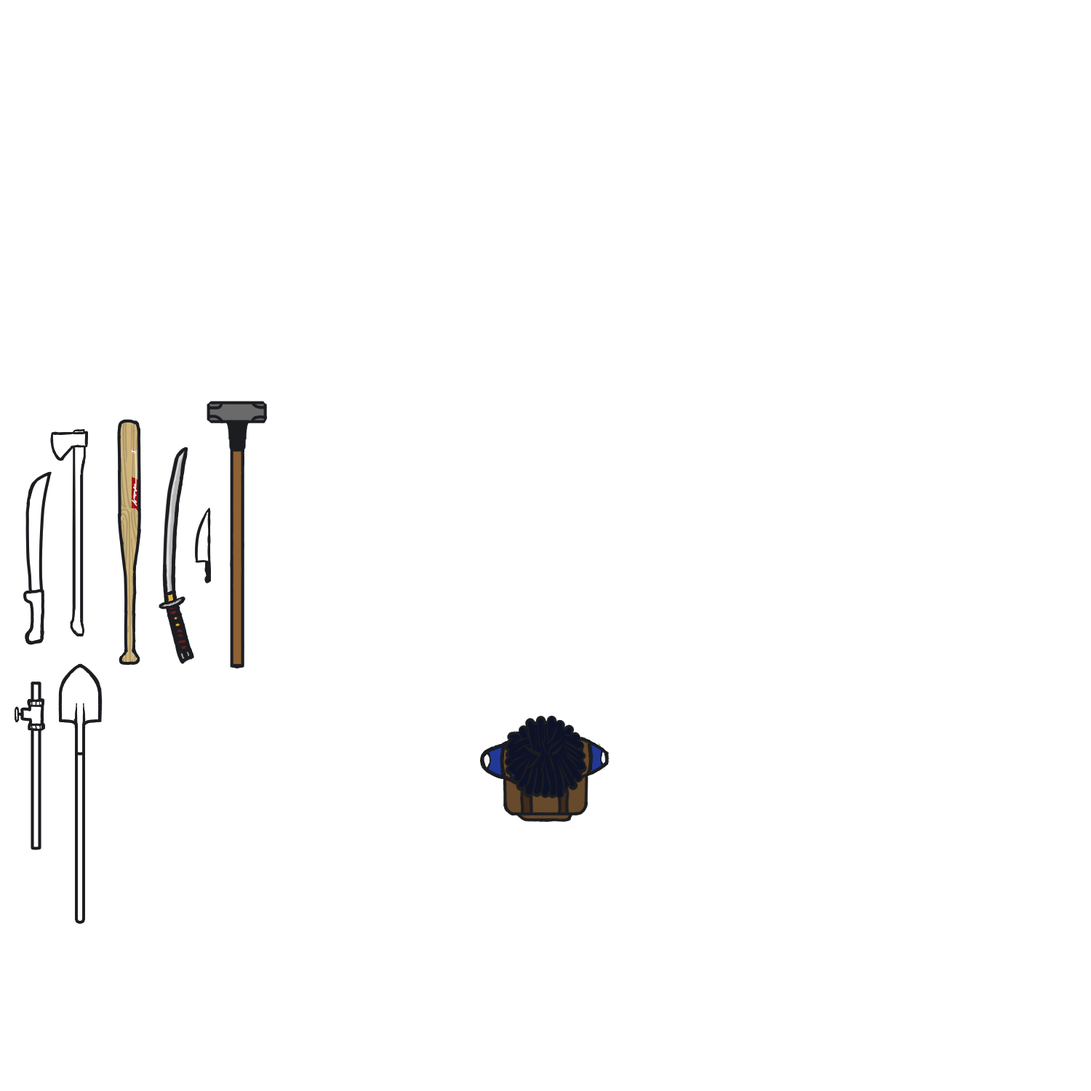
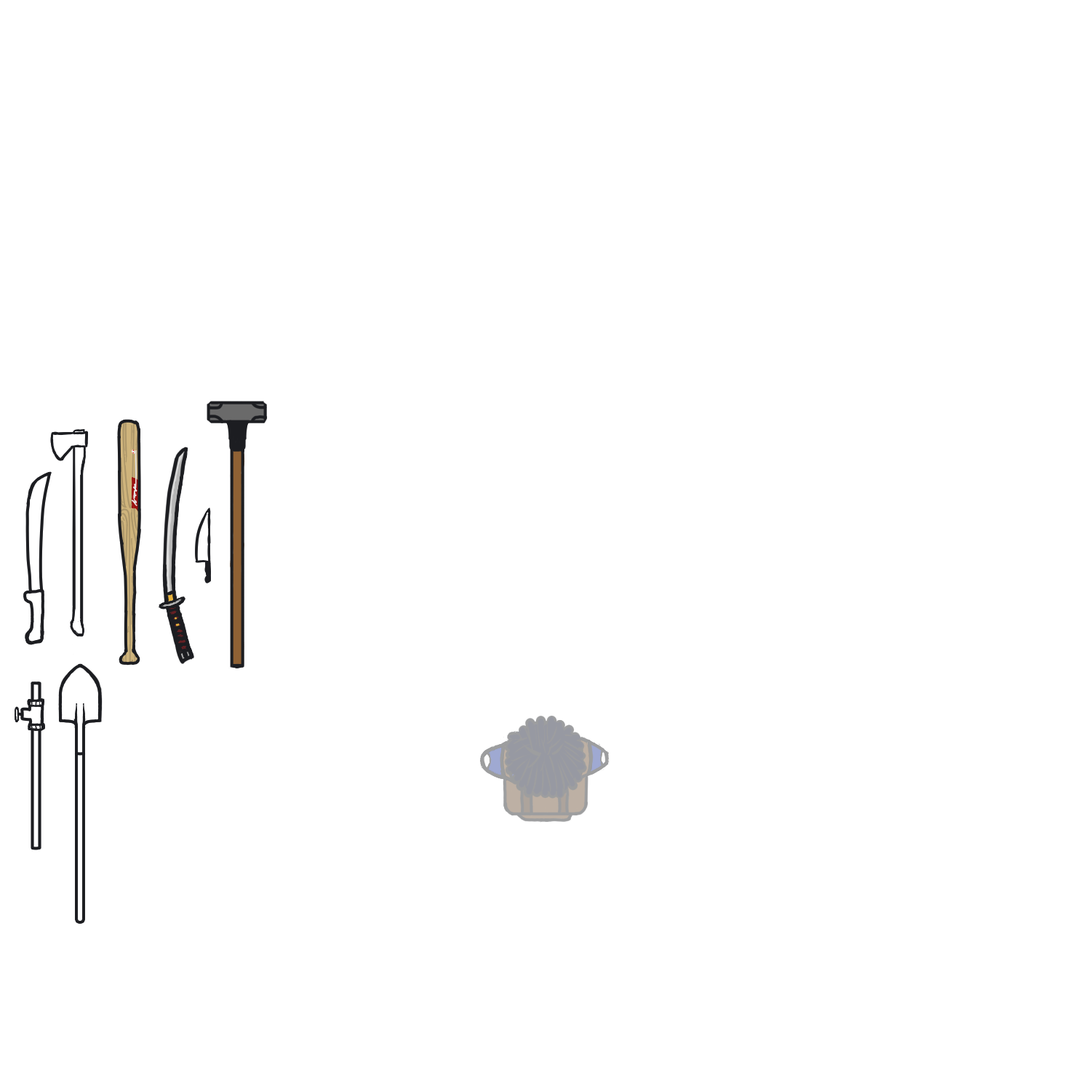
Layers edited between the first and the second w=1091, h=1091 image:
hid "Paint Layer 20" over [480,715,559,792]
painted on "Pipe" over [480,715,611,823]
